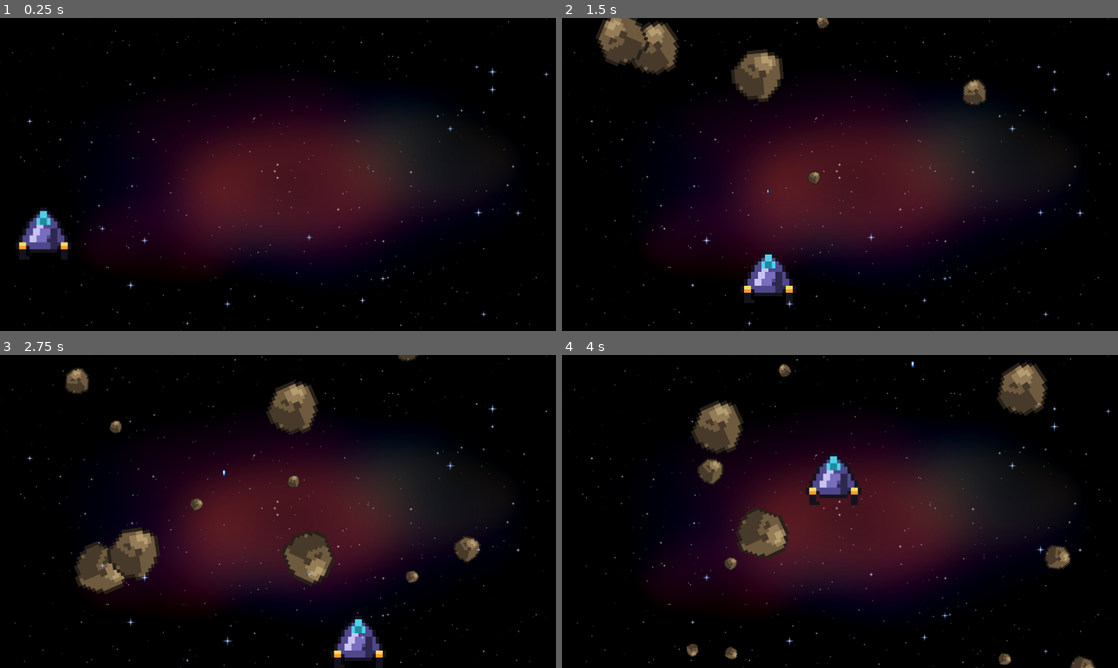
Above: before the commit, frames 1-4 (two rows, left to right).
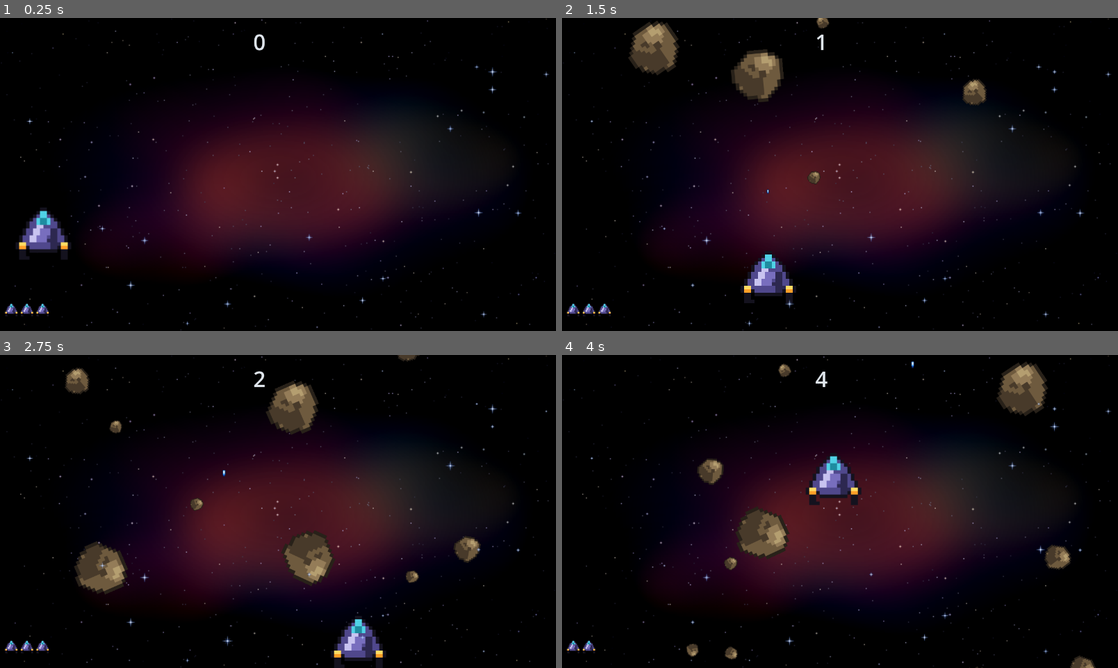
Above: after the commit, the same moments.

Repository: JamesMDonnici/spaceGame
Game: Godot game, scene res://scenes/level.tscn
Two runs of this game, one before a commit and one after it. Both use one fixed random seed, a clock stepped at 60 frames per second and the inputs below.
Inputs:
- Up to frame 1 (0.25 s): no input
- Up to frame 2 (1.5 s): hold Right (right) 0.53-1.28 s; tap Space (shoot) at 0.6, 1.35 s; hold Down (down) from 1.28 s (still down)
- Up to frame 3 (2.75 s): release Down (down) at 2.03 s; hold Right (right) from 2.03 s (still down); tap Space (shoot) at 2.1 s
- Up to frame 4 (4 s): release Right (right) at 2.78 s; hold Up (up) 2.78-3.53 s; tap Space (shoot) at 2.85, 3.6 s; hold Left (left) from 3.53 s (still down)

The runs differ from the first frame. In frame 1, 0.2% of the frame differs, in the area x 0-48%, y 5-96%; in frame 2, 1.2%; in frame 3, 1.4%, in the area x 0-54%, y 5-96%; in frame 4, 1.4%.

Commit message:
Updated code
Added UI upgrades and other collision functionality

Diff:
--- /dev/null
+++ b/assembly-space-shooter/global/global.gd
@@ -0,0 +1,3 @@
+extends Node
+
+var score := 0
--- a/assembly-space-shooter/project.godot
+++ b/assembly-space-shooter/project.godot
@@ -14,6 +14,10 @@
 run/main_scene="uid://bsw34gavcqamr"
 config/features=PackedStringArray("4.6", "Forward Plus")
 config/icon="res://icon.svg"
+
+[autoload]
+
+Global="*uid://d4gyw6i6i82cx"
 
 [display]
 
--- /dev/null
+++ b/assembly-space-shooter/scenes/game_over.gd
@@ -0,0 +1,10 @@
+extends Control
+
+@export var level_scene: PackedScene = load("res://scenes/level.tscn")
+
+func _ready():
+	$CenterContainer/VBoxContainer/Label2.text = $CenterContainer/VBoxContainer/Label2.text + str(Global.score)
+
+func _process(delta: float) -> void:
+	if Input.is_action_just_pressed("shoot"):
+		get_tree().change_scene_to_packed(level_scene)
--- /dev/null
+++ b/assembly-space-shooter/scenes/game_over.tscn
@@ -0,0 +1,69 @@
+[gd_scene format=3 uid="uid://dmophwjv6f0tm"]
+
+[ext_resource type="Script" uid="uid://6njde4tgkw64" path="res://scenes/game_over.gd" id="1_xeevv"]
+
+[sub_resource type="Theme" id="Theme_0nqlu"]
+
+[node name="GameOver" type="Control" unique_id=2136340311]
+layout_mode = 3
+anchors_preset = 15
+anchor_right = 1.0
+anchor_bottom = 1.0
+grow_horizontal = 2
+grow_vertical = 2
+script = ExtResource("1_xeevv")
+
+[node name="BG" type="ColorRect" parent="." unique_id=551315879]
+layout_mode = 1
+anchors_preset = 15
+anchor_right = 1.0
+anchor_bottom = 1.0
+grow_horizontal = 2
+grow_vertical = 2
+color = Color(0.22745098, 0.18039216, 0.24705882, 1)
+metadata/_edit_lock_ = true
+
+[node name="CenterContainer" type="CenterContainer" parent="." unique_id=148774823]
+layout_mode = 1
+anchors_preset = 8
+anchor_left = 0.5
+anchor_top = 0.5
+anchor_right = 0.5
+anchor_bottom = 0.5
+offset_left = -20.0
+offset_top = -20.0
+offset_right = 20.0
+offset_bottom = 20.0
+grow_horizontal = 2
+grow_vertical = 2
+
+[node name="VBoxContainer" type="VBoxContainer" parent="CenterContainer" unique_id=171696516]
+layout_mode = 2
+
+[node name="Label" type="Label" parent="CenterContainer/VBoxContainer" unique_id=374689041]
+layout_mode = 2
+theme_override_font_sizes/font_size = 60
+text = "Game Over"
+
+[node name="Label2" type="Label" parent="CenterContainer/VBoxContainer" unique_id=710328917]
+layout_mode = 2
+size_flags_horizontal = 4
+theme_override_font_sizes/font_size = 21
+text = "Score 0"
+
+[node name="Label" type="Label" parent="." unique_id=586881413]
+layout_mode = 1
+anchors_preset = 7
+anchor_left = 0.5
+anchor_top = 1.0
+anchor_right = 0.5
+anchor_bottom = 1.0
+offset_left = -120.0
+offset_top = -40.0
+offset_right = 127.0
+offset_bottom = -12.0
+grow_horizontal = 2
+grow_vertical = 0
+theme = SubResource("Theme_0nqlu")
+theme_override_font_sizes/font_size = 20
+text = "Press space to start again"
--- a/assembly-space-shooter/scenes/level.gd
+++ b/assembly-space-shooter/scenes/level.gd
@@ -4,7 +4,12 @@
 var meteor_scene: PackedScene = load("res://scenes/meteor.tscn")
 var laser_scene: PackedScene = load("res://scenes/laser.tscn")
 
+var health: int = 3
+
 func _ready():
+	#set up health ui
+	get_tree().call_group('ui','set_health', health)
+
 	# stars
 	var size := get_viewport().get_visible_rect().size
 	var rng := RandomNumberGenerator.new()
@@ -28,6 +33,14 @@
 	#3. attach the node to the scene tree
 	$Meteors.add_child(meteor)
 
+	# connect the signal
+	meteor.connect('collision', on_meteor_collision)
+
+func on_meteor_collision():
+	health -= 1
+	get_tree().call_group('ui', 'set_health', health)
+	if health <= 0:
+		get_tree().change_scene_to_file("res://scenes/game_over.tscn")
 
 func _on_player_laser(pos):
 	var laser = laser_scene.instantiate()
--- a/assembly-space-shooter/scenes/level.tscn
+++ b/assembly-space-shooter/scenes/level.tscn
@@ -11,6 +11,7 @@
 [ext_resource type="Texture2D" uid="uid://day3o6ht5cept" path="res://Godot assets/Star/star_frame_05_16x16.png" id="9_arp2o"]
 [ext_resource type="Texture2D" uid="uid://beq453qx44v43" path="res://Godot assets/Star/star_frame_06_16x16.png" id="10_ux5qa"]
 [ext_resource type="Texture2D" uid="uid://beusccnd6f86c" path="res://Godot assets/Star/star_frame_07_16x16.png" id="11_82cfe"]
+[ext_resource type="PackedScene" uid="uid://ddcb7thh2o76q" path="res://scenes/ui.tscn" id="12_8iemx"]
 
 [sub_resource type="RectangleShape2D" id="RectangleShape2D_w8frs"]
 size = Vector2(75, 778.75)
@@ -57,6 +58,7 @@
 position = Vector2(640, 366.5)
 scale = Vector2(2.1187503, 2.1472223)
 texture = ExtResource("1_w7c3h")
+metadata/_edit_lock_ = true
 
 [node name="Player" parent="." unique_id=1092843049 instance=ExtResource("1_2q6dc")]
 position = Vector2(643, 615)
@@ -96,10 +98,13 @@
 autostart = true
 
 [node name="Meteors" type="Node2D" parent="." unique_id=874764108]
+metadata/_edit_lock_ = true
 
 [node name="Lasers" type="Node2D" parent="." unique_id=1216220053]
+metadata/_edit_lock_ = true
 
 [node name="Stars" type="Node2D" parent="." unique_id=1868327519]
+metadata/_edit_lock_ = true
 
 [node name="AnimatedSprite2D" type="AnimatedSprite2D" parent="Stars" unique_id=74424229]
 position = Vector2(-1, -1)
@@ -236,6 +241,8 @@
 autoplay = "default"
 frame = 4
 frame_progress = 0.8852756
+
+[node name="UI" parent="." unique_id=1604696438 instance=ExtResource("12_8iemx")]
 
 [connection signal="laser" from="Player" to="." method="_on_player_laser"]
 [connection signal="timeout" from="MeteorTimer" to="." method="_on_meteor_timer_timeout"]
--- a/assembly-space-shooter/scenes/meteor.gd
+++ b/assembly-space-shooter/scenes/meteor.gd
@@ -3,6 +3,8 @@
 var speed: int
 var rotation_speed: int
 var direction_x: float
+
+signal collision
 
 func _ready():
 	var rng := RandomNumberGenerator.new()
@@ -27,4 +29,9 @@
 	rotation_degrees += rotation_speed * delta
 
 func _on_body_entered(_body):
-	pass # Replace with function body.
+	collision.emit()
+
+
+func _on_area_entered(area: Area2D):
+	area.queue_free()
+	queue_free()
--- a/assembly-space-shooter/scenes/meteor.tscn
+++ b/assembly-space-shooter/scenes/meteor.tscn
@@ -18,4 +18,5 @@
 position = Vector2(-5, -4)
 shape = SubResource("CircleShape2D_tcwo0")
 
+[connection signal="area_entered" from="." to="." method="_on_area_entered"]
 [connection signal="body_entered" from="." to="." method="_on_body_entered"]
--- /dev/null
+++ b/assembly-space-shooter/scenes/ui.gd
@@ -0,0 +1,22 @@
+extends CanvasLayer
+
+var image = load("res://Godot assets/ship_32.png")
+var time_elapsed := 0
+
+func set_health(amount):
+	# remove all children
+	for child in $MarginContainer2/HBoxContainer.get_children():
+		child.queue_free()
+
+	#create new children amount is set by health
+	for i in amount:
+		var text_rect = TextureRect.new()
+		text_rect.texture = image
+		$MarginContainer2/HBoxContainer.add_child(text_rect)
+		text_rect.stretch_mode = TextureRect.STRETCH_KEEP
+
+
+func _on_score_timer_timeout():
+	time_elapsed += 1
+	$MarginContainer/Label.text = str(time_elapsed)
+	Global.score = time_elapsed
--- /dev/null
+++ b/assembly-space-shooter/scenes/ui.tscn
@@ -0,0 +1,57 @@
+[gd_scene format=3 uid="uid://ddcb7thh2o76q"]
+
+[ext_resource type="Texture2D" uid="uid://dhbm4vr8s67ed" path="res://Godot assets/ship_64.png" id="1_nt7q6"]
+[ext_resource type="Script" uid="uid://u0rofxivajit" path="res://scenes/ui.gd" id="1_x4jx1"]
+
+[node name="UI" type="CanvasLayer" unique_id=1604696438 groups=["ui"]]
+script = ExtResource("1_x4jx1")
+
+[node name="MarginContainer" type="MarginContainer" parent="." unique_id=951045125]
+anchors_preset = 5
+anchor_left = 0.5
+anchor_right = 0.5
+offset_left = -57.0
+offset_right = 57.0
+offset_bottom = 89.0
+grow_horizontal = 2
+theme_override_constants/margin_top = 20
+
+[node name="Label" type="Label" parent="MarginContainer" unique_id=1609951878]
+layout_mode = 2
+theme_override_colors/font_color = Color(0.87471336, 0.8982581, 0.9251818, 1)
+theme_override_font_sizes/font_size = 50
+text = "0"
+
+[node name="MarginContainer2" type="MarginContainer" parent="." unique_id=1349230467]
+anchors_preset = 2
+anchor_top = 1.0
+anchor_bottom = 1.0
+offset_top = -64.0
+offset_right = 268.0
+grow_vertical = 0
+theme_override_constants/margin_left = 10
+
+[node name="HBoxContainer" type="HBoxContainer" parent="MarginContainer2" unique_id=1693085494]
+layout_mode = 2
+
+[node name="TextureRect" type="TextureRect" parent="MarginContainer2/HBoxContainer" unique_id=119854022]
+layout_mode = 2
+texture = ExtResource("1_nt7q6")
+stretch_mode = 2
+
+[node name="TextureRect2" type="TextureRect" parent="MarginContainer2/HBoxContainer" unique_id=1721702120]
+layout_mode = 2
+texture = ExtResource("1_nt7q6")
+
+[node name="TextureRect3" type="TextureRect" parent="MarginContainer2/HBoxContainer" unique_id=1710825702]
+layout_mode = 2
+texture = ExtResource("1_nt7q6")
+
+[node name="TextureRect4" type="TextureRect" parent="MarginContainer2/HBoxContainer" unique_id=1616147812]
+layout_mode = 2
+texture = ExtResource("1_nt7q6")
+
+[node name="ScoreTimer" type="Timer" parent="." unique_id=1207012848]
+autostart = true
+
+[connection signal="timeout" from="ScoreTimer" to="." method="_on_score_timer_timeout"]
Not shown, added: assembly-space-shooter/global/global.gd.uid
Not shown, added: assembly-space-shooter/scenes/game_over.gd.uid
Not shown, added: assembly-space-shooter/scenes/ui.gd.uid
